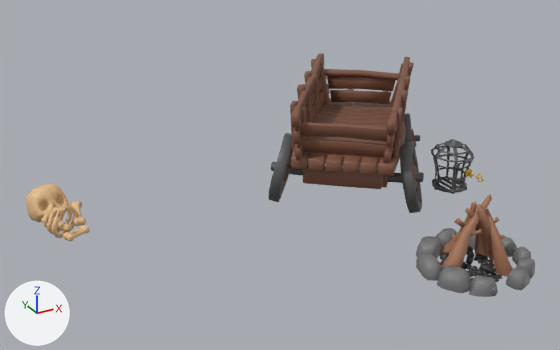
An edit to the glTF model public/models/cage.glb, drawn before and after from the same camera.
The view is the same before and after, from a camera (50 mm lens) standing at (-3.465, -3.8, 2.282) and looking at (-1.27, 0.19, 0.287). Every picture has the same lights, and +X, +Y and +Z are marked at lower left. The first picture is the older version. Where no turn or scale is listed for an object, it has been applied to the vertices.

Names of what the first picture shows: 'Cage', 'Campfire', 'Car', 'Corpse' and 1 more.
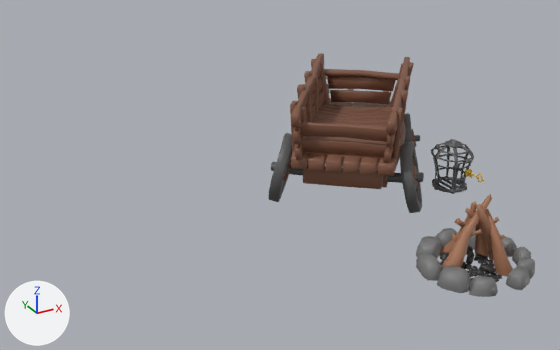
Location of each change, [x1, y1, x2, y2] in pixels of the pictures (560 x 350 px):
'Corpse', deleted (beige): before [26, 184, 90, 241]

Diff of the bpy script that builds the scene:
```diff
--- a/public/models/cage.glb.py
+++ b/public/models/cage.glb.py
@@ ob_corpse @@
-ob_corpse = bpy.data.objects.new('Corpse', me_coffin_decorated)
-ob_corpse.location = (-2.584, 0.657, 0.0)
```
